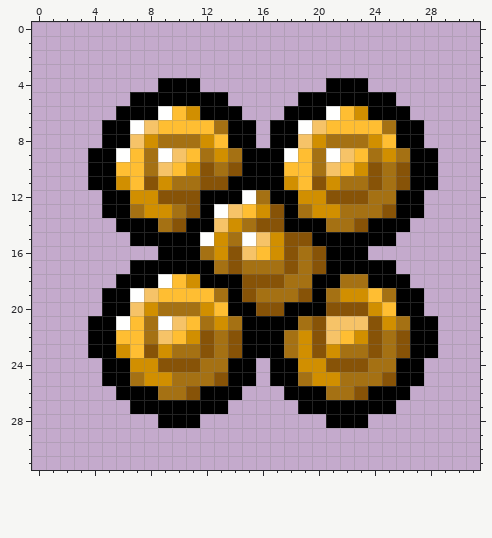
A pixel-art sprite gets an edit: resources/gfx/items/collectibles/collectibles_goldenfleece.png. This is how it looked before the edit.
The file is 32x32 pixels.
After:
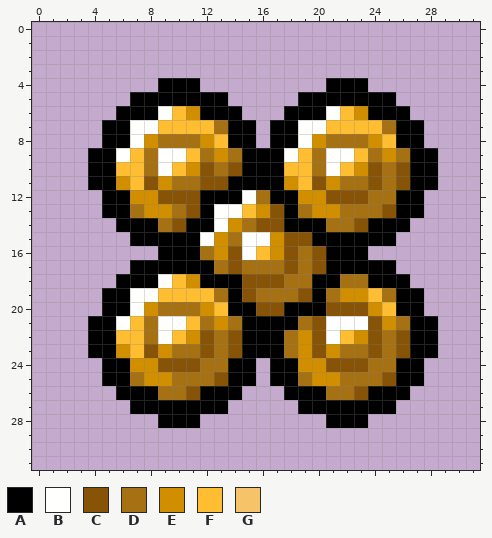
Palette (. is transparent): A #000000  B #fffffe  C #875307  D #a57113  E #d18f00  F #ffbe32  G #f6c368
Diff:
@@ x 5..25 @@
  6 .AAABFEAAA...AAABFEAA
- 7 AABGFFFFDAA.AABGFFFFD
- 8 AAGEDDDEFAA.AAGEDDDEF
- 9 ABFDBGFDEDAAABFDBGFDE
-10 AFFDGFECDCAAAFFDGFECD
+ 7 AABBFFFFDAA.AABBFFFFD
+ 8 AABEDDDEFAA.AABEDDDEF
+ 9 ABFDBBFDEDAAABFDBBFDE
+10 AFFDBFECDCAAAFFDBFECD
 11 AEFCEDDCCAAAAEFCEDDCD
 12 AAEECCCAAABDAAEECCCDD
-13 AADEEDCABGFECADEEDDDC
-14 .AAADCAAGEDCCAAADDCAA
-15 ..AAAAABEDBGECCAAAAAA
-16 ....AAADECGFECDCAAA..
+13 AADEEDCABBFECADEEDDDC
+14 .AAADCAABEDCCAAADDCAA
+15 ..AAAAABEDBBECCAAAAAA
+16 ....AAADECBFECDCAAA..
 17 ..AAAAAADCDDDCDCAAAAA
 18 .AAABFEAAACCCDDAADDAA
-19 AABGFFFFDACDDDCADEEFD
-20 AAGEDDDEFAACCAAACCCEF
-21 ABFDBGFDEDAAAADCGGGCE
-22 AFFDGFECDCAAADECGFECD
+19 AABBFFFFDACDDDCADEEFD
+20 AABEDDDEFAACCAAACCCEF
+21 ABFDBBFDEDAAAADCBBBCE
+22 AFFDBFECDCAAADECBFECD
 23 AEFCEDDCDCAAADECEDDCD
